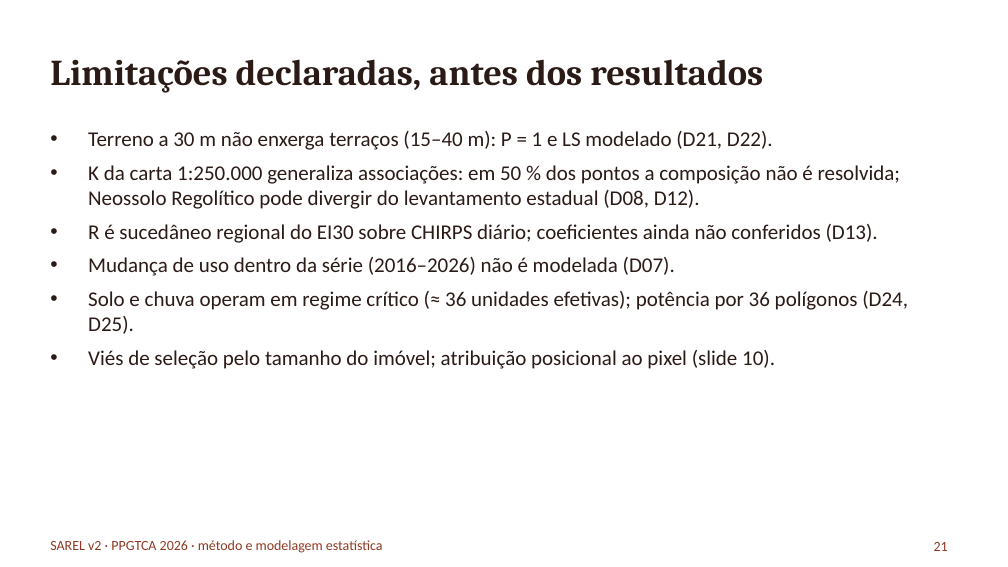
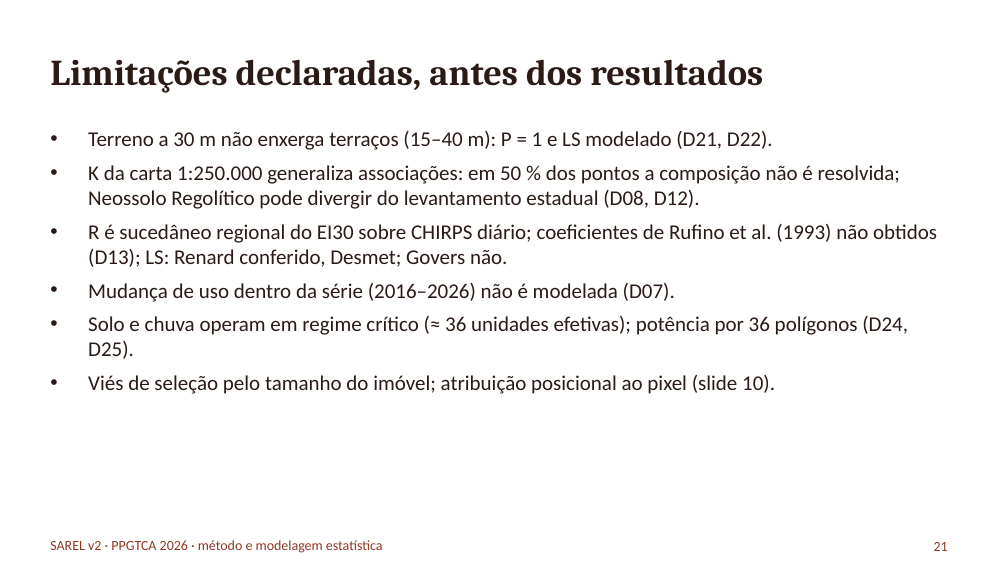
Before and after one commit to RedZardoz/localizador-erosao-v02, a slide deck: slide 21 of docs/Apresentacao_Pesquisa_SAREL_2026-10-06.pptx. Drawn at 1008x567 pixels with LibreOffice and Linux fonts; fonts in the diff are those of the drawing. Boxes give left, top, right and bottom in pixels: in the first picture for what was removed or moved away, otherwise in the second. Text is boxed around its words. In the diff, an @@ line names an element or a change of style, - is before the commit and + after.

```diff
--- a/docs/Apresentacao_Pesquisa_SAREL_2026-10-06.pptx
+++ b/docs/Apresentacao_Pesquisa_SAREL_2026-10-06.pptx
@@ text at (x1=88, y1=224, x2=937, y2=267): text changed @@
-• R é sucedâneo regional do EI30 sobre CHIRPS diário; coeficientes ainda não conferidos (D13).
+• R é sucedâneo regional do EI30 sobre CHIRPS diário; coeficientes de Rufino et al. (1993) não obtidos (D13); LS: Renard conferido, Desmet; Govers não.
```
Also in this commit, not shown: 6 other slides changed, 8 other files.
